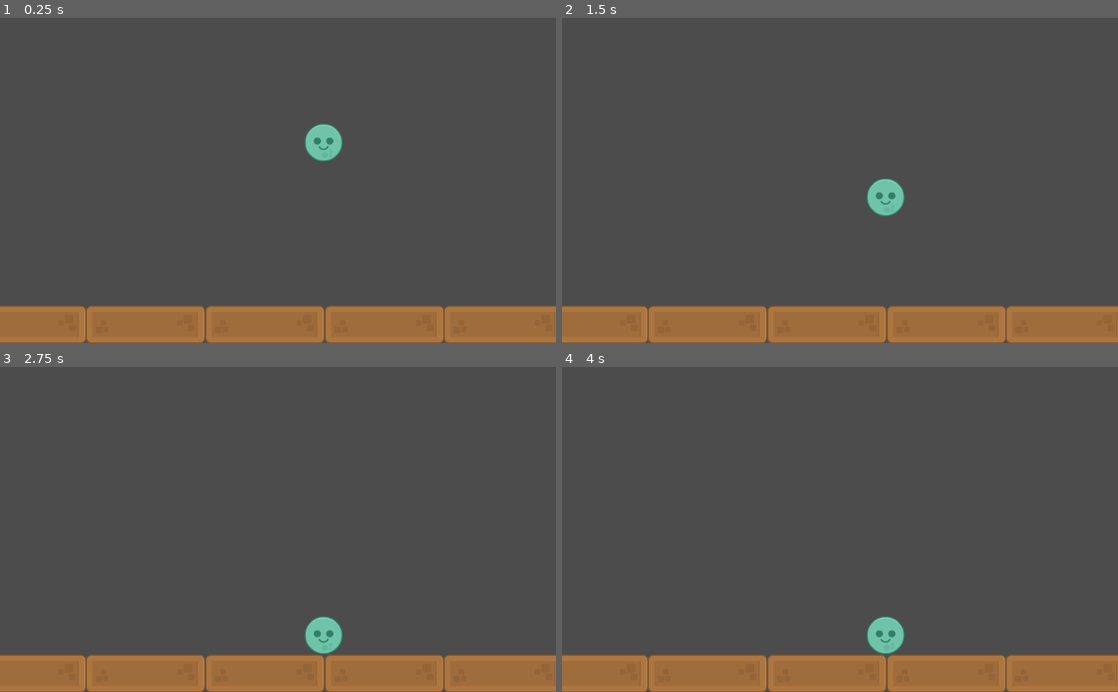
Above: before the commit, frames 1-4 (two rows, left to right).
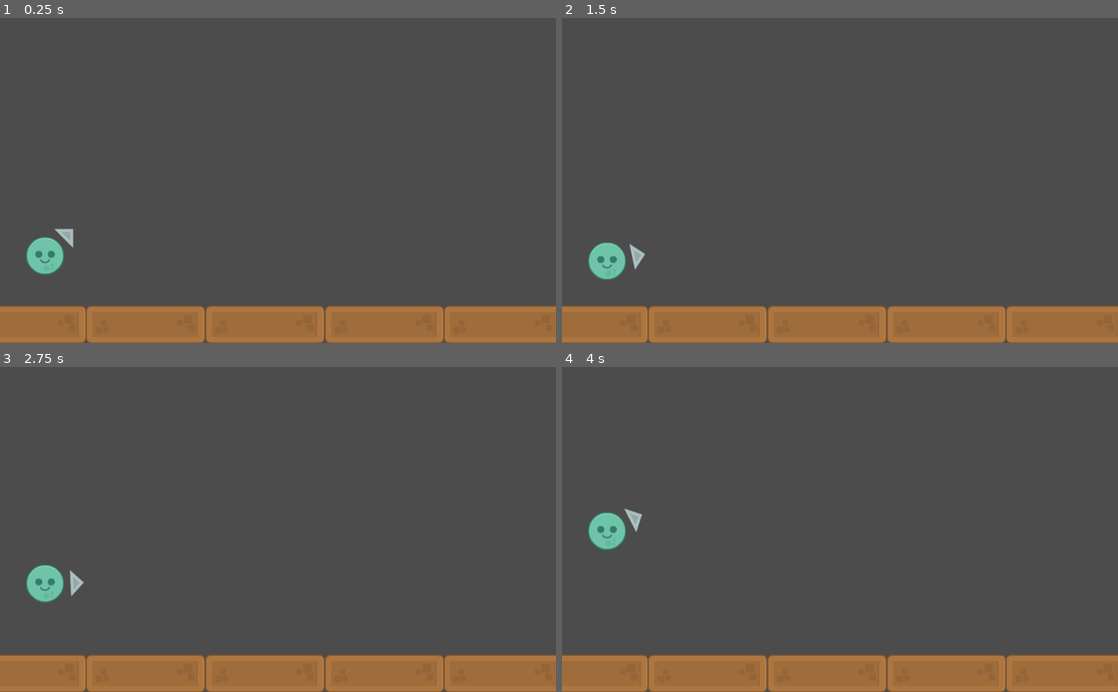
Above: after the commit, the same moments.

Repository: dickinsona19/AngrySomething
Game: Godot game, scene res://Project/mainWorld.tscn
Two runs of this game, one before a commit and one after it. Both use one fixed random seed, a clock stepped at 60 frames per second and the inputs below.
Inputs:
- Up to frame 1 (0.25 s): no input
- Up to frame 2 (1.5 s): hold Right (rotate_right, bound only after the commit) 0.53-1.28 s; tap Space (launch, bound only after the commit) at 0.6, 1.35 s; hold Left (rotate_left, bound only after the commit) from 1.28 s (still down)
- Up to frame 3 (2.75 s): release Left (rotate_left, bound only after the commit) at 2.03 s; hold Right (rotate_right, bound only after the commit) from 2.03 s (still down); tap Space (launch, bound only after the commit) at 2.1 s
- Up to frame 4 (4 s): tap Space (launch, bound only after the commit) at 2.85, 3.6 s; release Right (rotate_right, bound only after the commit) at 3.53 s; hold Left (rotate_left, bound only after the commit) from 3.53 s (still down)

The runs differ from the first frame. In frame 1, 1.4% of the frame differs, in the area x 4-62%, y 32-80%; in frame 2, 1.4%; in frame 3, 1.4%; in frame 4, 1.4%.

Commit message:
Have arrow that rotates around player object

Diff:
--- /dev/null
+++ b/Project/Player.gd
@@ -0,0 +1,27 @@
+extends RigidBody2D
+
+
+var rotationAngle = 0
+
+# Called when the node enters the scene tree for the first time.
+func _ready():
+	pass # Replace with function body.
+
+
+# Called every frame. 'delta' is the elapsed time since the previous frame.
+func _process(delta):
+	if Input.is_action_just_pressed("launch"):
+		apply_impulse(Vector2(0,0), Vector2(0,-100))
+
+	if Input.is_action_pressed("rotate_right"):
+		rotationAngle += 1
+
+	if Input.is_action_pressed("rotate_left"):
+		rotationAngle -= 1
+
+	if rotationAngle > 45:
+		rotationAngle = 45
+	if rotationAngle < -45:
+		rotationAngle = -45
+
+	$ArrowRotater.rotation_degrees =  rotationAngle
--- a/Project/Player.tscn
+++ b/Project/Player.tscn
@@ -1,14 +1,25 @@
-[gd_scene load_steps=3 format=2]
+[gd_scene load_steps=5 format=2]
 
 [ext_resource path="res://Project/alienGreen_round.png" type="Texture" id=1]
+[ext_resource path="res://Project/Player.gd" type="Script" id=2]
+[ext_resource path="res://Project/elementStone054.png" type="Texture" id=3]
 
 [sub_resource type="CircleShape2D" id=1]
 radius = 36.1248
 
 [node name="Player" type="RigidBody2D"]
+script = ExtResource( 2 )
 
 [node name="CollisionShape2D" type="CollisionShape2D" parent="."]
 shape = SubResource( 1 )
 
-[node name="AlienGreenRound" type="Sprite" parent="."]
+[node name="PlayerSprite" type="Sprite" parent="."]
 texture = ExtResource( 1 )
+
+[node name="ArrowRotater" type="Node2D" parent="."]
+
+[node name="Arrow" type="Sprite" parent="ArrowRotater"]
+position = Vector2( 35, -32 )
+rotation = -3.14159
+scale = Vector2( 0.5, 0.5 )
+texture = ExtResource( 3 )
--- a/Project/mainWorld.tscn
+++ b/Project/mainWorld.tscn
@@ -6,7 +6,7 @@
 [node name="mainWorld" type="Node2D"]
 
 [node name="Player" parent="." instance=ExtResource( 1 )]
-position = Vector2( 596, 227 )
+position = Vector2( 83, 436 )
 
 [node name="Floors" type="Node2D" parent="."]
 position = Vector2( -59, 0 )
--- a/project.godot
+++ b/project.godot
@@ -18,6 +18,24 @@
 
 common/drop_mouse_on_gui_input_disabled=true
 
+[input]
+
+launch={
+"deadzone": 0.5,
+"events": [ Object(InputEventKey,"resource_local_to_scene":false,"resource_name":"","device":0,"alt":false,"shift":false,"control":false,"meta":false,"command":false,"pressed":false,"scancode":32,"physical_scancode":0,"unicode":0,"echo":false,"script":null)
+ ]
+}
+rotate_right={
+"deadzone": 0.5,
+"events": [ Object(InputEventKey,"resource_local_to_scene":false,"resource_name":"","device":0,"alt":false,"shift":false,"control":false,"meta":false,"command":false,"pressed":false,"scancode":16777233,"physical_scancode":0,"unicode":0,"echo":false,"script":null)
+ ]
+}
+rotate_left={
+"deadzone": 0.5,
+"events": [ Object(InputEventKey,"resource_local_to_scene":false,"resource_name":"","device":0,"alt":false,"shift":false,"control":false,"meta":false,"command":false,"pressed":false,"scancode":16777231,"physical_scancode":0,"unicode":0,"echo":false,"script":null)
+ ]
+}
+
 [physics]
 
 common/enable_pause_aware_picking=true
Binary file added: Project/elementStone054.png
Not shown, added: Project/elementStone054.png.import
